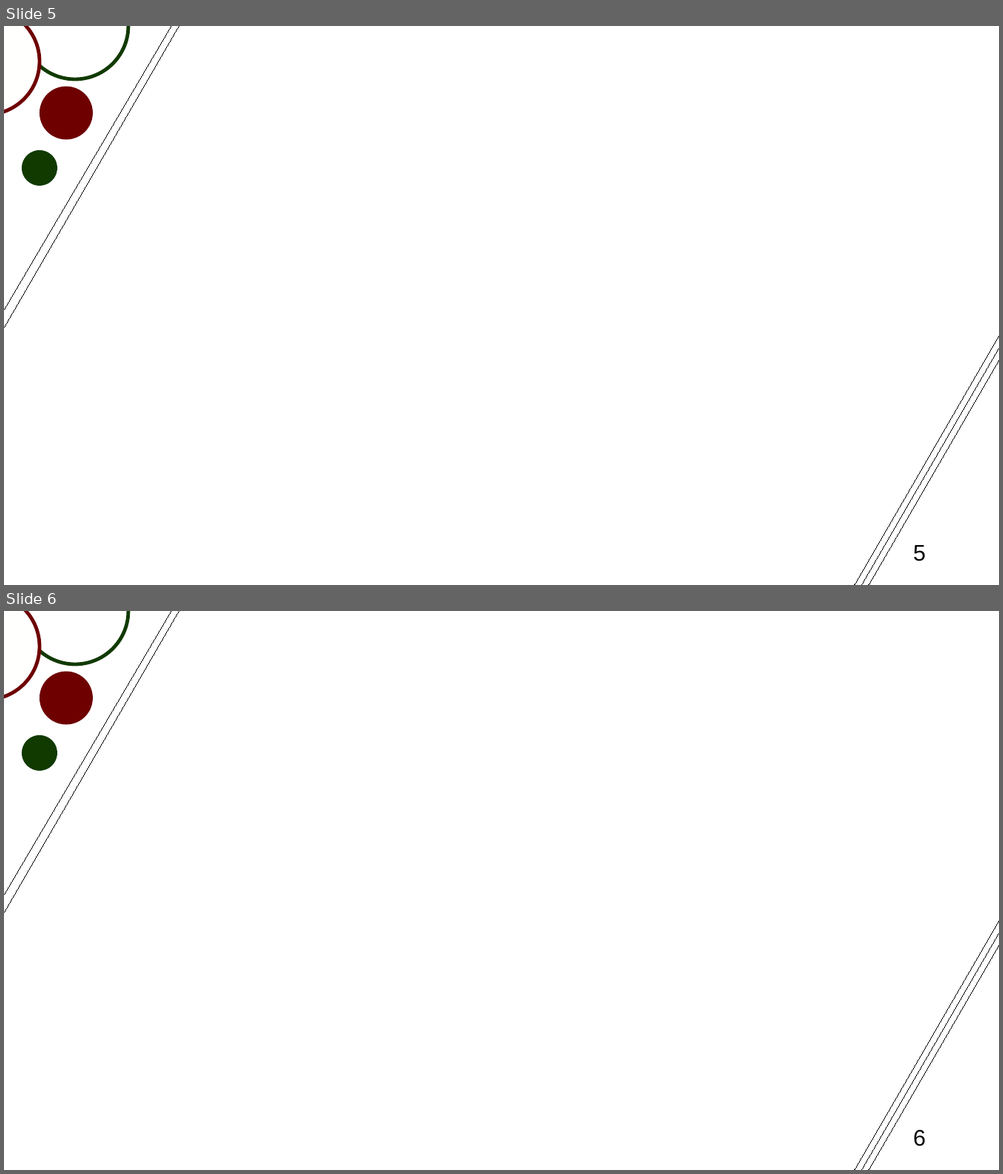
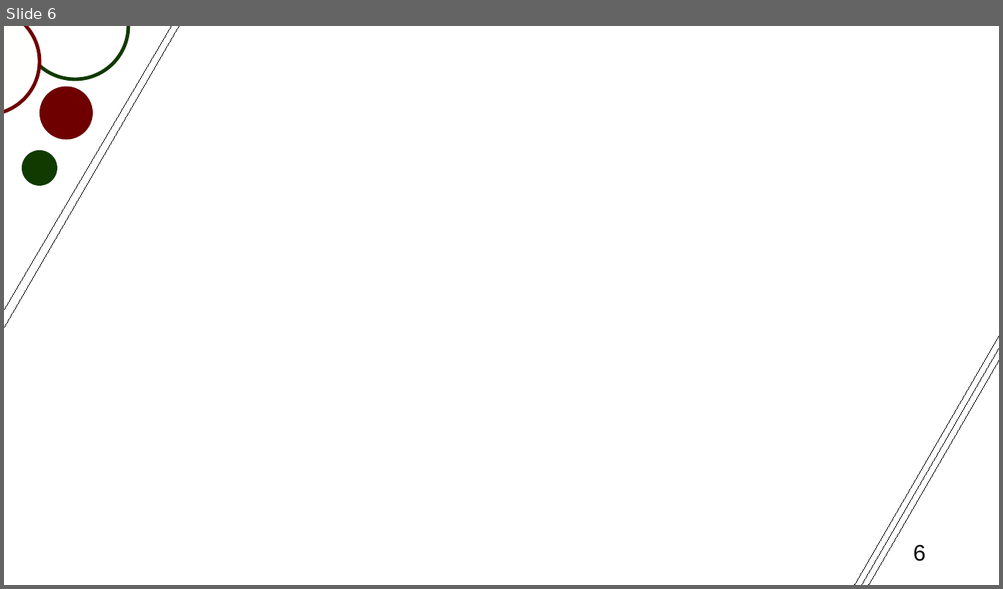
Before and after one commit to Tolrom/JeffPizza, a slide deck: presentation.odp. Shown one above the other, each under a label of ours: slides 5 and 6 before the commit, slide 6 after it. The pictures are 1003x1174 and 1003x589 pixels, drawn with LibreOffice and Linux fonts; fonts in the diff are those of the drawing. Boxes give left, top, right and bottom in pixels: in the first picture for what was removed or moved away, otherwise in the second. Text is boxed around its words. In the diff, an @@ line names an element or a change of style, - is before the commit and + after.

```diff
--- a/presentation.odp
+++ b/presentation.odp
@@ slide 5 removed at (4, 26, 999, 585), background #FFFFFF @@
@@ line removed from (4, 329) to (200, 26) @@
@@ line removed from (4, 310) to (182, 26) @@
@@ ellipse removed at (4, 26, 40, 115) @@
@@ ellipse removed at (22, 26, 128, 79) @@
@@ ellipse removed at (40, 87, 93, 140) @@
@@ ellipse removed at (22, 150, 57, 186) @@
@@ line removed from (839, 585) to (999, 275) @@
@@ line removed from (846, 585) to (999, 275) @@
@@ line removed from (854, 585) to (999, 275) @@
@@ page number removed at (913, 545, 925, 562) @@
-5
```
Also in this commit, not shown: 1 slide changed, 5 slides added, 4 other slides removed.
